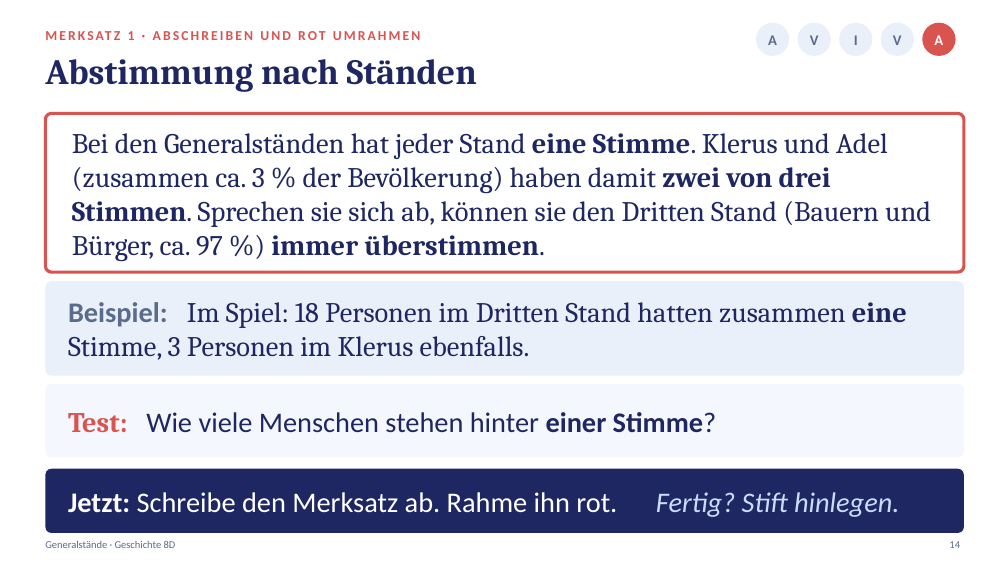
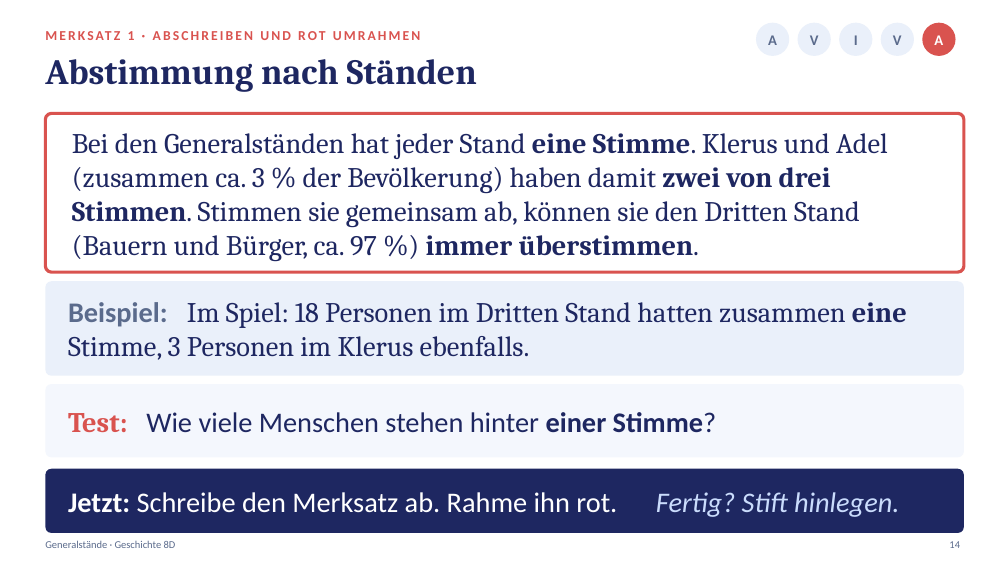
Before and after one commit to golzkonstantin-gif/Schule, a slide deck: slide 14 of Geschichte_8D/Generalstaende/Praesentation_Generalstaende_8D.pptx. Drawn at 1008x567 pixels with LibreOffice and Linux fonts; fonts in the diff are those of the drawing. Boxes give left, top, right and bottom in pixels: in the first picture for what was removed or moved away, otherwise in the second. Text is boxed around its words. In the diff, an @@ line names an element or a change of style, - is before the commit and + after.

```diff
--- a/Geschichte_8D/Generalstaende/Praesentation_Generalstaende_8D.pptx
+++ b/Geschichte_8D/Generalstaende/Praesentation_Generalstaende_8D.pptx
@@ text at [72, 133, 888, 261]: text changed @@
-Bei den Generalständen hat jeder Stand eine Stimme. Klerus und Adel (zusammen ca. 3 % der Bevölkerung) haben damit zwei von drei Stimmen. Sprechen sie sich ab, können sie den Dritten Stand (Bauern und Bürger, ca. 97 %) immer überstimmen.
+Bei den Generalständen hat jeder Stand eine Stimme. Klerus und Adel (zusammen ca. 3 % der Bevölkerung) haben damit zwei von drei Stimmen. Stimmen sie gemeinsam ab, können sie den Dritten Stand (Bauern und Bürger, ca. 97 %) immer überstimmen.
```
Also in this commit, not shown: 3 other slides changed, 1 slide added, 1 slide removed, 13 other files.
